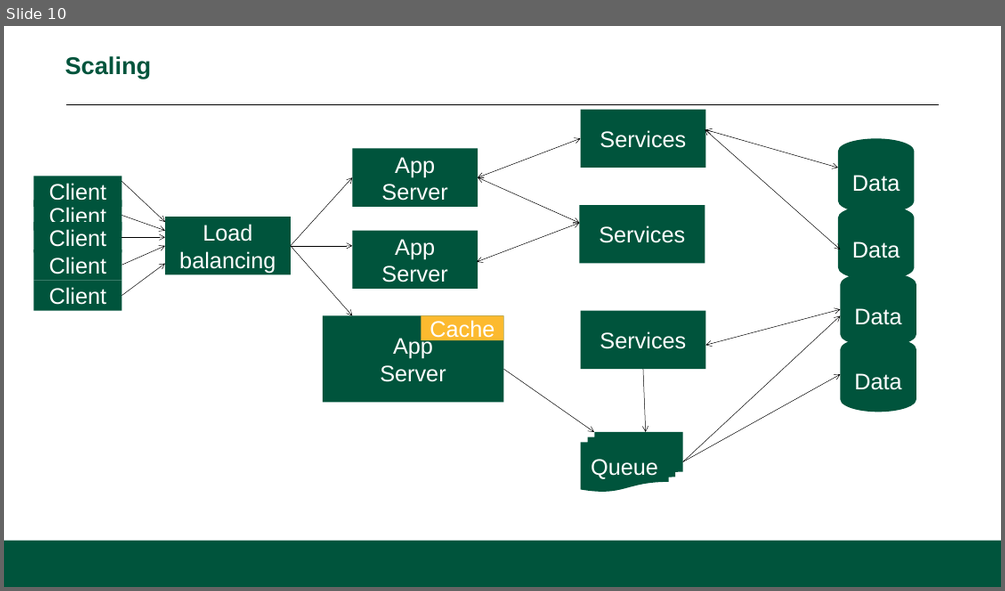
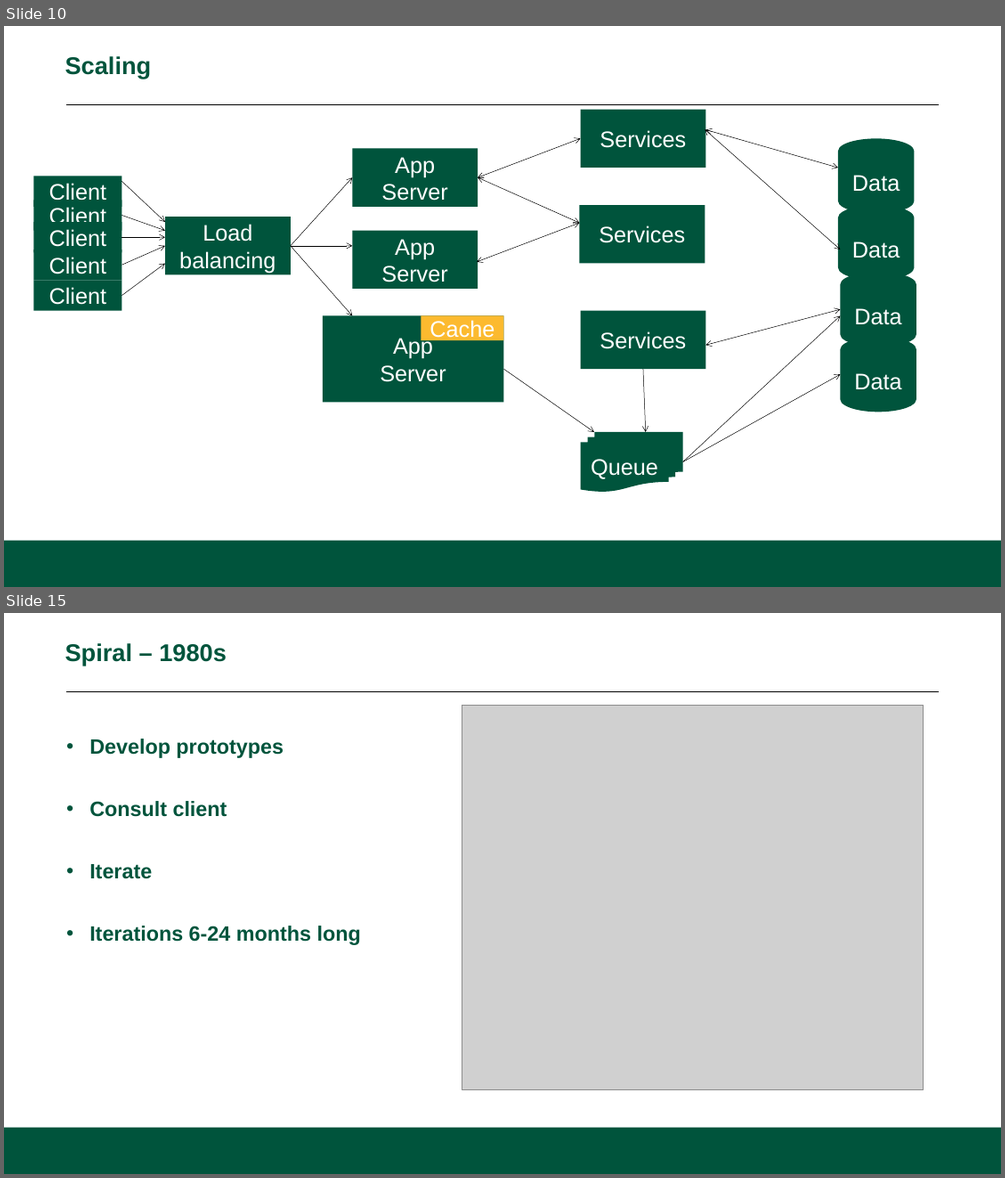
Before and after one commit to CS601-F15/lectures, a slide deck: slides/intro.pptx. Shown one above the other, each under a label of ours: slide 10 before the commit, slides 10 and 15 after it; the slides between them are not shown. The pictures are 1005x591 and 1005x1178 pixels, drawn with LibreOffice and Linux fonts; fonts in the diff are those of the drawing; grey boxes stand for pictures; background and template pictures are left out. Boxes give left, top, right and bottom in pixels: in the first picture for what was removed or moved away, otherwise in the second. Text is boxed around its words. In the diff, an @@ line names an element or a change of style, - is before the commit and + after.

```diff
--- a/slides/intro.pptx
+++ b/slides/intro.pptx
@@ slide 15 added at [4, 613, 1001, 1174], background #FFFFFF; not listed: 2 template elements that a slide beside it also shows @@
@@ title added at [65, 643, 226, 666], 28 pt, text #00543C, bold @@
+Spiral – 1980s
@@ picture added at [461, 705, 922, 1089] @@
@@ text added at [89, 738, 361, 945], 24 pt, text #00543C, bold @@
+• Develop prototypes
+• Consult client
+• Iterate
+• Iterations 6-24 months long
```
Also in this commit, not shown: 7 other slides added.
